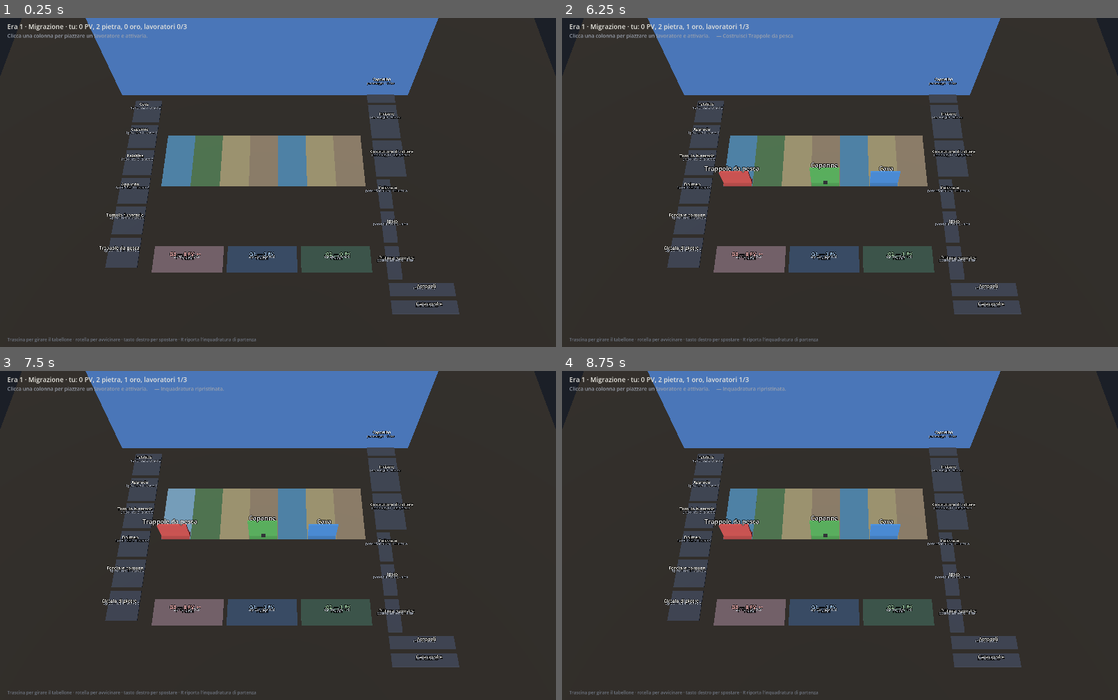
Above: before the commit, frames 1-4 (two rows, left to right).
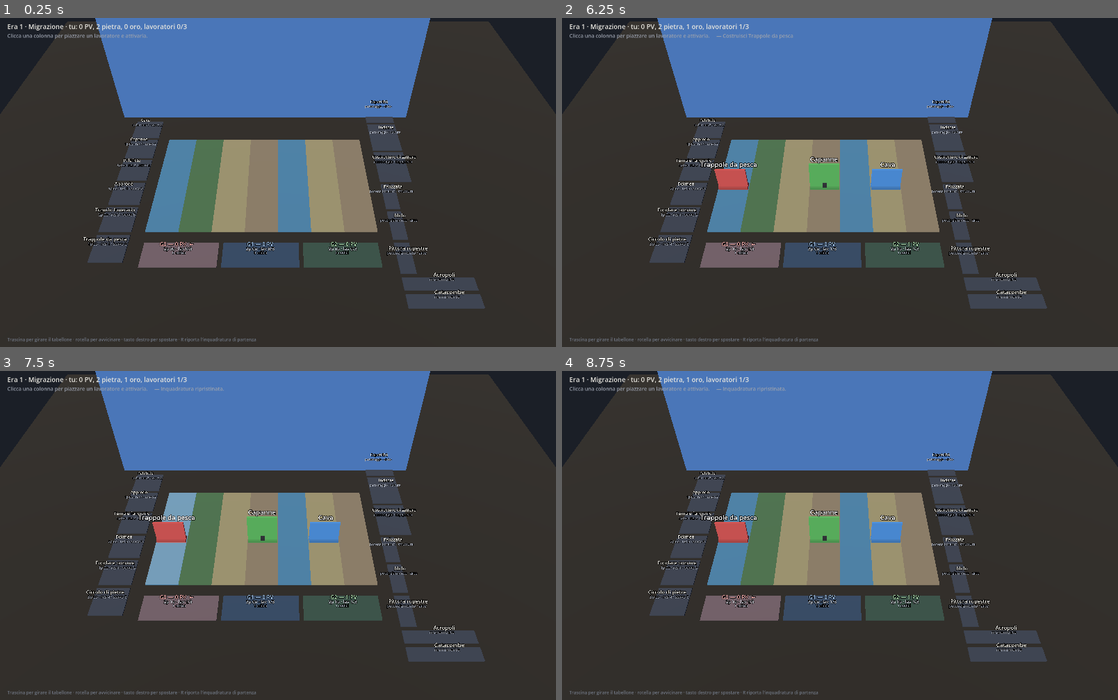
Above: after the commit, the same moments.

Repository: Tannoiser2/The-Street
Game: Godot game, scene res://scenes/gioca.tscn
The game is run twice, just before and just after one commit, with the same random seed, the same clock (stepped at 60 frames per second) and the same inputs.
Inputs (mouse positions are in pixels of both pictures, inside the frame that each line leads up to):
- Up to frame 1 (0.25 s): no input
- Up to frame 2 (6.25 s): tap Enter at 0.5, 2, 3.5 s; move the mouse to (962, 166) at 0.52 s; tap R every 0.75 s from 0.6 to 5.85 s; click (962, 166) at 0.67 s; tap Space at 1.25, 2.75, 4.25 s; move the mouse to (728, 198) at 1.27 s; click (728, 198) at 1.42 s; move the mouse to (895, 110) at 2.02 s; click (895, 110) at 2.17 s; move the mouse to (812, 248) at 2.77 s; click (812, 248) at 2.92 s; move the mouse to (1006, 231) at 3.52 s; click (1006, 231) at 3.67 s; move the mouse to (673, 133) at 4.27 s; click (673, 133) at 4.42 s; move the mouse to (867, 182) at 5.02 s; click (867, 182) at 5.17 s; move the mouse to (756, 100) at 5.77 s; click (756, 100) at 5.92 s
- Up to frame 3 (7.5 s): move the mouse to (400, 519) at 6.52 s; tap R at 6.6, 7.35 s; click (400, 519) at 6.67 s; move the mouse to (166, 551) at 7.27 s; click (166, 551) at 7.42 s
- Up to frame 4 (8.75 s): move the mouse to (895, 463) at 8.02 s; tap R at 8.1 s; click (895, 463) at 8.17 s

The runs differ from the first frame. In frame 1, 18% of the frame differs, in the area x 0-100%, y 0-91%; in frame 2, 19%; in frame 3, 19%; in frame 4, 19%.

Commit message:
fix(m5): le tessere restano come stavano, a spostarsi sono solo le sagome
Avevo stretto i binari da 54,2 a 26 mm e alzato la telecamera da 45 a 62
gradi. La tessera non era cambiata di un millimetro - misurata, 63 x 271 -
ma a 62 gradi la sua profondita' si schiaccia al 47% invece che al 71%, e a
schermo sembrava compressa in verticale. Il designer l'ha vista cosi' ed e'
quello che conta.

Ora:
- i BINARI tornano larghi, 54,2 mm su tutta la tessera, e il clic li legge
  come prima;
- le SAGOME restano nella fascia del disegno, raccolte nei 130 mm fra 30 e
  160 mm con un passo di 26 (`sagoma_z`, `PASSO_SAGOME`);
- la telecamera torna a 45 gradi.

Sagome e binari non si corrispondono piu' uno a uno: la sagoma dell'era 1 non
sta sopra il proprio slot ma piu' in su, dove c'e' il disegno. E' la scelta
del designer, ed e' scritta dove serve perche' non sembri una svista.

Il prezzo cambia di segno: non paga piu' lo scorcio (torna al 71%, le tessere
si vedono per quello che sono) ma l'occlusione, perche' con le sagome a 26 mm
di quella dietro ne resta visibile il 39% invece dell'82%. Chi vuole guardare
in fondo alza lo sguardo, la telecamera si muove.

quota_visibile ora misura sul passo delle SAGOME e non su quello dei binari,
che e' la distanza che conta davvero per l'occlusione.

Regressione: 714 test, 0 falliti; 40 partite a 3 giocatori, 0 bloccate.

Co-Authored-By: Claude Opus 5 <noreply@anthropic.com>
Claude-Session: https://claude.ai/code/session_01QvR1MLfE6LGHHtqqPbM6YT

Diff:
--- a/scripts/tools/test_view.gd
+++ b/scripts/tools/test_view.gd
@@ -239,11 +239,14 @@
 	# slot ne occupa 15.
 	_approx("i binari sono contigui, non distanziati",
 		absf(BoardLayout3D.rail_z(2) - BoardLayout3D.rail_z(1)), BoardLayout3D.SLOT_D)
-	# I binari riempiono la FASCIA DEL DISEGNO, non tutta la tessera: sotto
-	# ci sono icone, regola e "Prosperita' Urbana", che devono restare
-	# leggibili per tutta la partita.
-	_approx("i cinque binari riempiono la fascia del disegno",
-		BoardLayout3D.RAILS * BoardLayout3D.SLOT_D,
+	# I BINARI restano larghi su tutta la tessera: la tessera non si tocca.
+	_approx("i cinque binari riempiono la tessera",
+		BoardLayout3D.RAILS * BoardLayout3D.SLOT_D, BoardLayout3D.TESSERA_D)
+	# Le SAGOME invece stanno nella fascia del disegno, perche' sotto ci sono
+	# icone, regola e "Prosperita' Urbana", che si leggono per tutta la
+	# partita. Sagome e binari quindi non si corrispondono uno a uno.
+	_approx("le cinque sagome stanno nella fascia del disegno",
+		BoardLayout3D.RAILS * BoardLayout3D.PASSO_SAGOME,
 		BoardLayout3D.BANDA_GIU - BoardLayout3D.BANDA_SU)
 	_ok("la fascia sta dentro la tessera e lascia scoperto il testo",
 		BoardLayout3D.BANDA_SU > 0.0
@@ -251,11 +254,12 @@
 		"fascia %.0f-%.0f su %.0f mm" % [BoardLayout3D.BANDA_SU,
 			BoardLayout3D.BANDA_GIU, BoardLayout3D.TESSERA_D])
 	_ok("nessuna sagoma finisce sul testo della tessera",
-		BoardLayout3D.rail_z(1) + BoardLayout3D.SLOT_D <= BoardLayout3D.BANDA_GIU + 0.001)
-	_ok("la basetta sta dentro il suo binario",
-		BoardLayout3D.BASETTA_D < BoardLayout3D.SLOT_D,
-		"basetta %.0f su un binario di %.0f mm" % [BoardLayout3D.BASETTA_D,
-			BoardLayout3D.SLOT_D])
+		BoardLayout3D.sagoma_z(1) + BoardLayout3D.PASSO_SAGOME
+			<= BoardLayout3D.BANDA_GIU + 0.001)
+	_ok("le sagome non si accavallano fra loro",
+		BoardLayout3D.BASETTA_D < BoardLayout3D.PASSO_SAGOME,
+		"basetta %.0f su un passo di %.0f mm" % [BoardLayout3D.BASETTA_D,
+			BoardLayout3D.PASSO_SAGOME])
 	_ok("le colonne procedono lungo la X", BoardLayout3D.col_x(0) < BoardLayout3D.col_x(1))
 	_ok("le quote salgono lungo la Y",
 		BoardLayout3D.level_y(2) > BoardLayout3D.level_y(1))
@@ -327,8 +331,9 @@
 	var sopra := _metti(gs, "ed_capanne", 2, 3, 1)
 	var basetta := BoardLayout3D.basetta_box(gs, sopra)
 	_approx("la basetta e' profonda 15 mm", basetta.size.z, BoardLayout3D.BASETTA_D)
-	_ok("  cioe' meno di un binario, che ne e' profondo %.0f"
-		% BoardLayout3D.SLOT_D, basetta.size.z < BoardLayout3D.SLOT_D)
+	_ok("  cioe' meno del passo fra le sagome, che e' %.0f"
+		% BoardLayout3D.PASSO_SAGOME,
+		basetta.size.z < BoardLayout3D.PASSO_SAGOME)
 	_ok("  e molto meno della profondita' della strada",
 		basetta.size.z < BoardLayout3D.board_d() / 10.0)
 	_ok("il cartone e' spesso 4 mm, come il vero",
@@ -423,16 +428,19 @@
 	var visibile := BoardLayout3D.quota_visibile()
 	var scorcio := BoardLayout3D.scorcio()
 	# Le due soglie di prima - 75% visibile e 65% di scorcio - non stanno piu'
-	# insieme da quando i binari si sono stretti a 26 mm per entrare nella
-	# fascia del disegno: la prima vuole almeno 62 gradi, la seconda al
-	# massimo 49. Si e' tenuta la visibilita' dov'era e il prezzo lo paga lo
-	# scorcio. Le soglie qui sotto sono quelle nuove, non le vecchie
-	# allentate di nascosto.
-	_ok("dietro la fila davanti resta visibile almeno il 70%% di una sagoma (%.0f%%)"
-		% (visibile * 100.0), visibile >= 0.70)
-	_ok("  e una sagoma non e' schiacciata sotto il 45%% (%.0f%%)"
-		% (scorcio * 100.0), scorcio >= 0.45,
-		"a 70 gradi erano quasi coricate e non si riconoscevano piu'")
+	# insieme da quando le sagome si sono raccolte in 26 mm nella fascia del
+	# disegno: la prima vorrebbe almeno 62 gradi, la seconda al massimo 49.
+	# La scelta e' del designer e va nell'altra direzione: le TESSERE devono
+	# vedersi per quello che sono, quindi resta 45 e a pagare e' l'occlusione.
+	# La soglia qui sotto e' quella vera, non la vecchia allentata di
+	# nascosto: dice che dietro si vede circa un terzo di sagoma, ed e' il
+	# prezzo scritto in chiaro. Chi vuole guardare in fondo alza lo sguardo,
+	# perche' la telecamera ora si muove.
+	_ok("dietro la fila davanti resta visibile almeno un terzo di sagoma (%.0f%%)"
+		% (visibile * 100.0), visibile >= 0.33)
+	_ok("  e la tessera non e' schiacciata: scorcio sopra il 65%% (%.0f%%)"
+		% (scorcio * 100.0), scorcio >= 0.65,
+		"a 62 gradi la tessera sembrava compressa in verticale")
 	_ok("  e la telecamera usa davvero quell'inclinazione",
 		is_equal_approx(BoardLayout3D.camera_pitch_deg(gs), BoardLayout3D.INCLINAZIONE))
 
--- a/scripts/view/board_layout_3d.gd
+++ b/scripts/view/board_layout_3d.gd
@@ -27,16 +27,25 @@
 const TESSERA_W := 63.0          # larghezza di una tessera colonna
 const TESSERA_D := 271.0         # profondita' della tessera intera
 const TESSERA_Y := 2.0           # spessore della tessera stesa sul tavolo
-# I BINARI STANNO NELLA FASCIA DEL DISEGNO, non su tutta la tessera. Sotto
-# l'illustrazione la tessera porta le icone di produzione, la regola e la
-# fascia "Prosperita' Urbana": una sagoma piazzata li' le coprirebbe, ed e'
-# roba che si deve leggere per tutta la partita.
+# I BINARI restano larghi su tutta la tessera: 271 diviso 5.
+const SLOT_D := TESSERA_D / float(RAILS)     # 54,2 mm per binario
+
+# LE SAGOME, PERO', STANNO NELLA FASCIA DEL DISEGNO. Sotto l'illustrazione la
+# tessera porta le icone di produzione, la regola e la fascia "Prosperita'
+# Urbana": una sagoma piazzata li' le coprirebbe, ed e' roba che si deve
+# leggere per tutta la partita.
 # La fascia e' misurata sull'immagine stampata, riga per riga: il cielo
 # comincia a 30 mm dal bordo alto e la cornice d'oro sotto il disegno cade a
-# 160. Centotrenta millimetri per cinque binari.
+# 160. Centotrenta millimetri per cinque sagome.
+#
+# Sagome e binari quindi NON si corrispondono piu' uno a uno: la sagoma
+# dell'era 1 non sta sopra il proprio slot ma piu' in su, dove c'e' il
+# disegno. E' una scelta del designer - le tessere dovevano restare come
+# stavano, a spostarsi sono solo le sagome - e il clic continua a leggere i
+# binari veri, non le sagome.
 const BANDA_SU := 30.0
 const BANDA_GIU := 160.0
-const SLOT_D := (BANDA_GIU - BANDA_SU) / float(RAILS)   # 26 mm per binario
+const PASSO_SAGOME := (BANDA_GIU - BANDA_SU) / float(RAILS)   # 26 mm
 const SAGOMA_MODULO := 60.3      # 1/2/3 slot -> 60,3 / 120,6 / 180,9 mm
 const SAGOMA_SPESSORE := 4.0     # cartone
 const BASETTA_D := 15.0          # il piede che tiene in piedi la sagoma
@@ -61,7 +70,11 @@
 # X e la colonna 0 finirebbe a destra: chi legge "colonna 2" guarderebbe dalla
 # parte sbagliata.
 static func rail_z(era: int) -> float:
-	return BANDA_SU + (RAILS - era) * SLOT_D
+	return (RAILS - era) * SLOT_D
+
+# Dove sta la SAGOMA di quell'era: nella fascia del disegno, non sul binario.
+static func sagoma_z(era: int) -> float:
+	return BANDA_SU + (RAILS - era) * PASSO_SAGOME
 
 # La tessera intera, che e' piu' lunga della fascia dei binari.
 static func tessera_box(col: int) -> AABB:
@@ -90,8 +103,9 @@
 	var x := col_x(b.col_from) + b.width() * TESSERA_W / 2.0
 	var z: float
 	if b.level == 0:
-		# sul davanti dello slot, cioe' dal lato della telecamera
-		z = rail_z(b.era_built) + SLOT_D - BASETTA_D / 2.0
+		# Sul davanti della propria casella NELLA FASCIA DEL DISEGNO, cioe'
+		# dal lato della telecamera.
+		z = sagoma_z(b.era_built) + PASSO_SAGOME - BASETTA_D / 2.0
 	else:
 		# Senza binario: al centro della FASCIA, sopra il baricentro di cio'
 		# che la sorregge - non al centro della tessera, che scenderebbe sul
@@ -186,21 +200,20 @@
 # 5, 7 o 9 colonne senza ritoccare nulla.
 #
 # L'inclinazione e' un compromesso fra due cose che tirano in direzioni
-# opposte, e va scelta coi numeri:
-#   - piu' alta: le file dietro si vedono meglio, perche' la fila davanti le
-#     copre meno, e resta scoperta piu' tessera davanti - dove stanno le
-#     icone di produzione e la regola, che si leggono per tutta la partita;
-#   - piu' bassa: le sagome si vedono meglio, perche' un cartone in piedi
-#     guardato dall'alto si schiaccia col coseno.
-# Finche' i binari erano larghi 54 mm, 45 gradi teneva l'82% di una sagoma
-# dietro e il 71% di scorcio. Con i binari stretti a 26 mm - stanno nella
-# fascia del disegno - a 45 gradi ne restava visibile il 39%, e la fila
-# davanti copriva anche il testo della tessera.
-# A 62 gradi la VISIBILITA' torna dov'era (74%) e il prezzo lo paga lo
-# scorcio, che scende dal 71 al 47%. A 70 le sagome sono quasi coricate e non
-# si riconoscono piu': provato, guardato, scartato.
+# opposte:
+#   - piu' alta: le sagome dietro si vedono meglio, perche' quella davanti le
+#     copre meno;
+#   - piu' bassa: le sagome si vedono meglio di faccia, perche' un cartone in
+#     piedi guardato dall'alto si schiaccia col coseno - e con lui si
+#     schiaccia anche la TESSERA, che a 62 gradi sembrava compressa in
+#     verticale mentre le sue misure non erano cambiate di un millimetro.
+# Resta 45, che e' dove il designer la vuole: le tessere si vedono per quello
+# che sono (71% della loro profondita') e le sagome non sono coricate.
+# Il prezzo lo paga l'occlusione: con le sagome raccolte in 26 mm, di quella
+# dietro ne resta visibile il 39%. Chi vuole guardare in fondo alza lo
+# sguardo - la telecamera ora si muove.
 const FOV := 40.0
-const INCLINAZIONE := 62.0      # gradi sopra l'orizzonte
+const INCLINAZIONE := 45.0      # gradi sopra l'orizzonte
 const RIEMPIMENTO := 0.80       # quanta larghezza del fotogramma occupa la strada
 const ASPETTO := 1520.0 / 900.0
 
@@ -281,7 +294,8 @@
 # da 0 a 1. E' la meta' del compromesso dell'inclinazione; l'altra meta' e'
 # lo scorcio, che vale semplicemente cos(inclinazione).
 static func quota_visibile(altezza := 66.0) -> float:
-	var nascosto: float = maxf(0.0, altezza - SLOT_D * tan(deg_to_rad(INCLINAZIONE)))
+	var nascosto: float = maxf(0.0,
+		altezza - PASSO_SAGOME * tan(deg_to_rad(INCLINAZIONE)))
 	return (altezza - nascosto) / altezza
 
 static func scorcio() -> float:
@@ -448,10 +462,7 @@
 	var col := int(floor(p.x / TESSERA_W))
 	if col < 0 or col >= gs.grid.n_cols: return {}
 	if p.z < 0.0 or p.z >= board_d(): return {}
-	# I binari occupano solo la fascia del disegno, ma si clicca tutta la
-	# tessera: fuori dalla fascia vale il binario piu' vicino, altrimenti
-	# meta' tessera sarebbe morta al clic senza che si capisca perche'.
-	var era := RAILS - int(floor((p.z - BANDA_SU) / SLOT_D))
+	var era := RAILS - int(floor(p.z / SLOT_D))
 	return {"col": col, "era": clampi(era, 1, RAILS), "punto": p}
 
 # L'edificio colpito da un raggio: la sagoma sta IN PIEDI, quindi non basta
Not shown, changed: docs/domande-aperte.md
